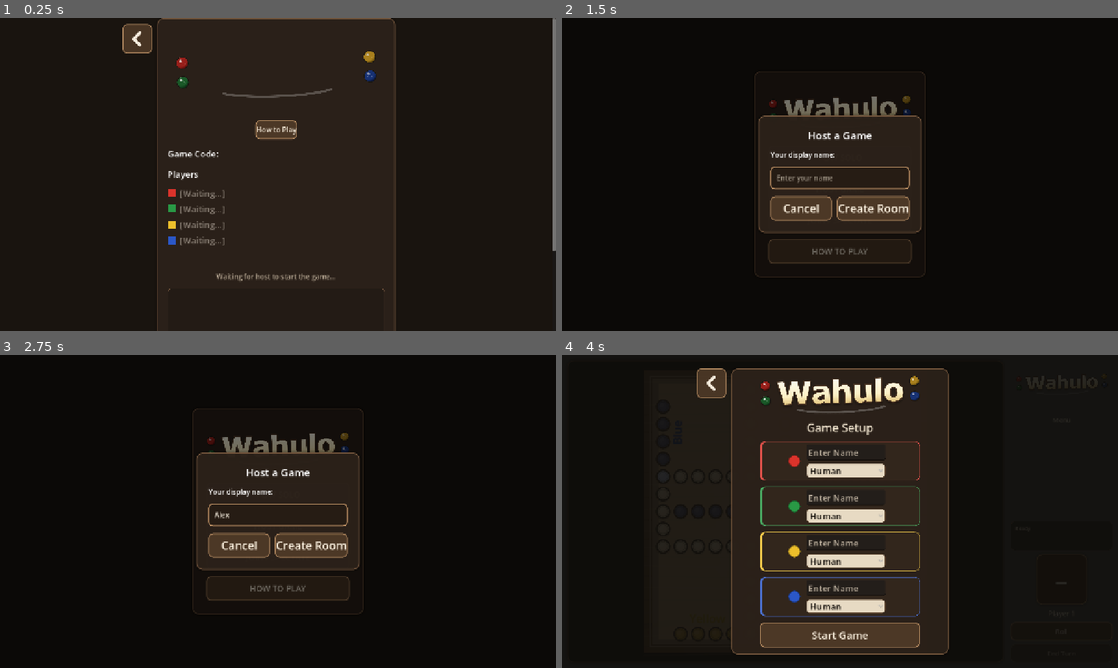
Above: before the commit, frames 1-4 (two rows, left to right).
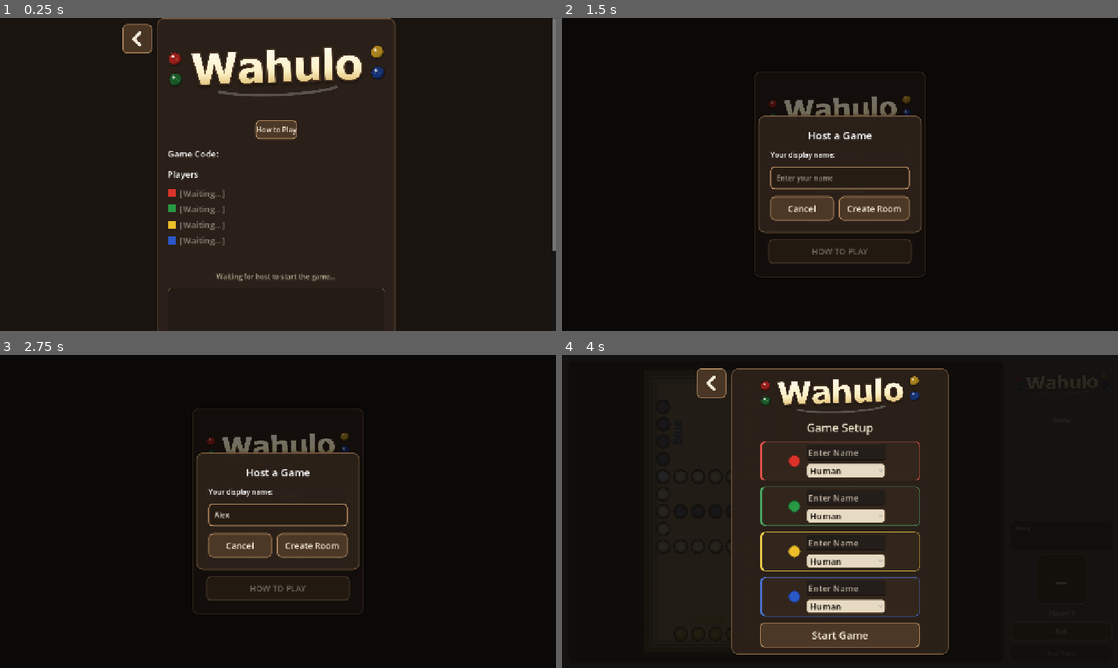
Above: after the commit, the same moments.

Repository: ItsTheMcCoy/wahoo-app
Game: Godot game, scene res://scenes/Lobby.tscn
Two runs of this game, one before a commit and one after it. Both use one fixed random seed, a clock stepped at 60 frames per second and the inputs below. This scene is started directly instead of the project's main scene.
Inputs (mouse positions are in pixels of both pictures, inside the frame that each line leads up to):
- Up to frame 1 (0.25 s): no input
- Up to frame 2 (1.5 s): click (701, 39) at 0.5 s; click "HOST GAME" at 1.25 s
- Up to frame 3 (2.75 s): click (278, 514) at 2.02 s; type "Alex" at 2.1 s
- Up to frame 4 (4 s): click "Cancel" at 2.75 s; click "PLAY SOLO" at 3.5 s

The runs differ from the first frame. In frame 1, 2.8% of the frame differs, in the area x 30-69%, y 8-26%; in frame 2, 0.4%; in frame 3, 0.4%; in frame 4, nothing differs.

Commit message:
Fix lobby wordmark text, chat send icon, prompt button padding, and back/leave navigation
Implements patching batch items 1-4 (documents/patching/):

1. Lobby wordmark missing "WAHULO" text: lobby.gd now preloads the PNG
   wordmark instead of the SVG, since Godot's SVG importer (ThorVG) does
   not rasterize <text> elements. Matches the pattern already used by
   home_screen.gd and Main.tscn.
2. Chat send button tofu glyph: added assets/textures/send_icon.svg (a
   plain path, no <text>) and applied it as an icon on both the lobby
   and in-game chat send buttons, replacing the U+2192 arrow text that
   rendered as a missing-glyph box in the web build's font.
3. Enter-name prompt buttons: added horizontal/vertical content margins
   to the shared prompt button stylebox and reduced the prompt button
   font size from 26/22*scale to 20/20*scale so button text no longer
   touches the edges.
4. Lobby back/leave exiting the site: WahooResponsiveLayout now keeps a
   static reference to each JavaScriptBridge callback for its lifetime
   (previously freed as soon as push_back_handler() returned) and wraps
   it to match the single-argument calling convention JS invokes it
   with. custom_html_shell.html's wahuloPopBack now only calls
   history.back() when the current history entry is one the app itself
   pushed, so a stray/duplicate call can never navigate past the app's
   own history and out of the site.

Also corrects documents/ASSET_DESIGN_GUIDE.md's "In-Game Title Branding"
section, which still described Main.tscn as using the SVG wordmark even
though it (and now Lobby.tscn) actually use the PNG; adds manifest rows
for wahulo_wordmark.png and send_icon.svg.

Re-exported the web build (godot/build/web/) to match.

Co-Authored-By: Claude Sonnet 5 <noreply@anthropic.com>

Diff:
--- /dev/null
+++ b/godot/assets/textures/send_icon.svg
@@ -0,0 +1,3 @@
+<svg xmlns="http://www.w3.org/2000/svg" width="40" height="40" viewBox="0 0 40 40">
+  <path d="M4 34 L38 20 L4 6 L4 17 L28 20 L4 23 Z" fill="#f7eddb"/>
+</svg>
--- a/godot/scenes/Lobby.tscn
+++ b/godot/scenes/Lobby.tscn
@@ -154,7 +154,6 @@
 [node name="ChatSendBtn" type="Button" parent="ScrollContainer/Center/LobbyPanel/Content/ChatSection/ChatInputRow"]
 layout_mode = 2
 custom_minimum_size = Vector2(60, 48)
-text = "→"
 
 [node name="ActionRow" type="BoxContainer" parent="ScrollContainer/Center/LobbyPanel/Content"]
 layout_mode = 2
--- a/godot/scenes/Main.tscn
+++ b/godot/scenes/Main.tscn
@@ -132,7 +132,6 @@
 [node name="ChatSendBtn" type="Button" parent="Root/SidePanel/ChatSection/ChatInputRow"]
 layout_mode = 2
 custom_minimum_size = Vector2(60, 48)
-text = "→"
 
 [node name="WinOverlay" type="ColorRect" parent="."]
 visible = false
--- a/godot/scripts/home_screen.gd
+++ b/godot/scripts/home_screen.gd
@@ -217,7 +217,7 @@
 			field.add_theme_font_size_override("font_size", int(round(18.0 * ui_scale)))
 		for btn: Button in [_host_cancel_btn, _host_create_btn, _join_cancel_btn, _join_player_btn, _join_spectator_btn]:
 			btn.custom_minimum_size = Vector2(0, int(round(56.0 * ui_scale)))
-			btn.add_theme_font_size_override("font_size", int(round(22.0 * ui_scale)))
+			btn.add_theme_font_size_override("font_size", int(round(20.0 * ui_scale)))
 		for title: Label in [_host_title, _join_title]:
 			title.add_theme_font_size_override("font_size", int(round(24.0 * ui_scale)))
 		for label: Label in [_host_name_label, _join_code_label, _join_name_label, _host_error, _join_error]:
@@ -228,7 +228,7 @@
 			field.add_theme_font_size_override("font_size", 16)
 		for btn: Button in [_host_cancel_btn, _host_create_btn, _join_cancel_btn, _join_player_btn, _join_spectator_btn]:
 			btn.custom_minimum_size = Vector2(0, 56)
-			btn.add_theme_font_size_override("font_size", 26)
+			btn.add_theme_font_size_override("font_size", 20)
 		for title: Label in [_host_title, _join_title]:
 			title.add_theme_font_size_override("font_size", 24)
 		for label: Label in [_host_name_label, _join_code_label, _join_name_label, _host_error, _join_error]:
@@ -493,6 +493,10 @@
 	btn_normal.corner_radius_top_right = int(round(10.0 * ui_scale))
 	btn_normal.corner_radius_bottom_left = int(round(10.0 * ui_scale))
 	btn_normal.corner_radius_bottom_right = int(round(10.0 * ui_scale))
+	btn_normal.content_margin_left = 18.0 * ui_scale
+	btn_normal.content_margin_right = 18.0 * ui_scale
+	btn_normal.content_margin_top = 8.0 * ui_scale
+	btn_normal.content_margin_bottom = 8.0 * ui_scale
 
 	var btn_hover := btn_normal.duplicate()
 	btn_hover.bg_color = Color(0.38, 0.28, 0.19, 0.98)
--- a/godot/scripts/lobby.gd
+++ b/godot/scripts/lobby.gd
@@ -2,7 +2,8 @@
 
 const WahooResponsiveLayout = preload("res://scripts/wahoo_responsive_layout.gd")
 
-const WORDMARK_TEXTURE = preload("res://assets/textures/wahulo_wordmark.svg")
+const WORDMARK_TEXTURE = preload("res://assets/textures/wahulo_wordmark.png")
+const SEND_ICON = preload("res://assets/textures/send_icon.svg")
 
 const PLAYER_COLORS := [
 	Color(0.86, 0.20, 0.17),
@@ -555,6 +556,12 @@
 		_apply_button_theme(btn, btn_normal, btn_hover, btn_pressed, btn_disabled)
 	_how_to_play_btn.add_theme_font_size_override("font_size", 16)
 
+	_chat_send_btn.text = ""
+	_chat_send_btn.icon = SEND_ICON
+	_chat_send_btn.icon_alignment = HORIZONTAL_ALIGNMENT_CENTER
+	_chat_send_btn.expand_icon = false
+	_chat_send_btn.tooltip_text = "Send"
+
 	var chat_style := StyleBoxFlat.new()
 	chat_style.bg_color = Color(0.13, 0.10, 0.08, 0.72)
 	chat_style.border_color = Color(0.43, 0.32, 0.23, 0.88)
--- a/godot/scripts/main.gd
+++ b/godot/scripts/main.gd
@@ -6,6 +6,7 @@
 const WahooAI = preload("res://scripts/wahoo_ai.gd")
 const WahooResponsiveLayout = preload("res://scripts/wahoo_responsive_layout.gd")
 const WORDMARK_TEXTURE = preload("res://assets/textures/wahulo_wordmark.png")
+const SEND_ICON = preload("res://assets/textures/send_icon.svg")
 
 const PLAYER_NAMES := ["Red", "Green", "Yellow", "Blue"]
 const PLAYER_COLORS := [
@@ -425,6 +426,12 @@
 		button.add_theme_color_override("font_pressed_color", Color(0.97, 0.93, 0.86))
 		button.add_theme_color_override("font_disabled_color", Color(0.67, 0.62, 0.57))
 
+	_chat_send_btn.text = ""
+	_chat_send_btn.icon = SEND_ICON
+	_chat_send_btn.icon_alignment = HORIZONTAL_ALIGNMENT_CENTER
+	_chat_send_btn.expand_icon = false
+	_chat_send_btn.tooltip_text = "Send"
+
 	for opt in _seat_options():
 		var opt_style_normal := StyleBoxFlat.new()
 		opt_style_normal.bg_color = Color(0.92, 0.87, 0.78, 0.98)
--- a/godot/scripts/wahoo_responsive_layout.gd
+++ b/godot/scripts/wahoo_responsive_layout.gd
@@ -2,6 +2,14 @@
 extends RefCounted
 
 const BACK_ICON = preload("res://assets/textures/back_chevron.svg")
+
+# Holds JavaScriptBridge callback objects alive for as long as the browser
+# might invoke them. JavaScriptBridge.create_callback() returns a JS-side
+# object that Godot will free once nothing on the GDScript side references
+# it; without this, a callback created and returned from a function goes out
+# of scope immediately, so a later browser-back press finds a dead reference
+# and silently no-ops instead of navigating.
+static var _back_callback_refs: Array = []
 
 const MAIN_COMPACT_BREAKPOINT := 980.0
 const MAIN_COMPACT_ASPECT_THRESHOLD := 1.12
@@ -39,7 +47,14 @@
 	if not OS.has_feature("web"):
 		return
 	var window := JavaScriptBridge.get_interface("window")
-	var js_callback := JavaScriptBridge.create_callback(callback)
+	var ref_holder := [null]
+	var js_callback := JavaScriptBridge.create_callback(
+		func(_args):
+			_back_callback_refs.erase(ref_holder[0])
+			callback.call()
+	)
+	ref_holder[0] = js_callback
+	_back_callback_refs.append(js_callback)
 	window.call("wahuloPushBack", js_callback)
 
 # Consumes the currently registered back handler (if any) and rewinds the
@@ -50,6 +65,8 @@
 		return
 	var window := JavaScriptBridge.get_interface("window")
 	window.call("wahuloPopBack")
+	if not _back_callback_refs.is_empty():
+		_back_callback_refs.pop_back()
 
 # Applies a compact, icon-sized button style for navigation controls (e.g.
 # back buttons) that float over a screen without affecting panel layout.
Not shown, added: godot/assets/textures/send_icon.svg.import
Not shown, changed: documents/ASSET_DESIGN_GUIDE.md
Not shown, changed: godot/build/web/index.html
Not shown, changed: godot/build/web/index.pck
Not shown, changed: godot/custom_html_shell.html
